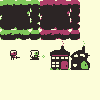
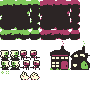
Before/after of a w=100, h=100 layered artwork. What changed in the layer stack:
painted on "Background" over [0, 0, 100, 100]
